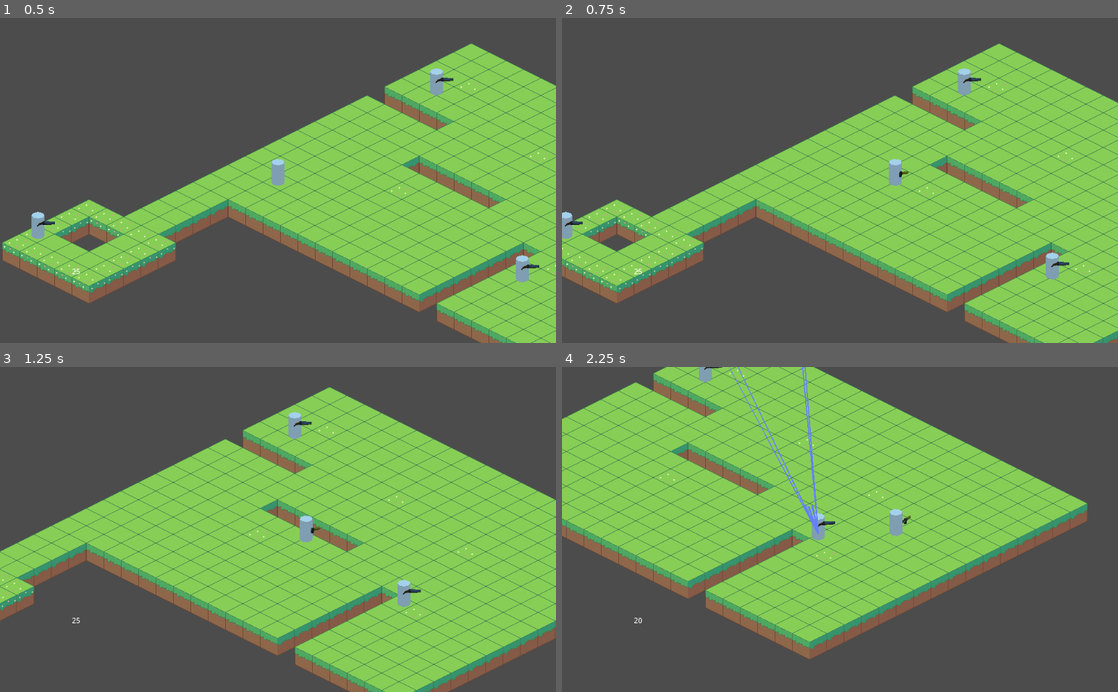
Above: before the commit, frames 1-4 (two rows, left to right).
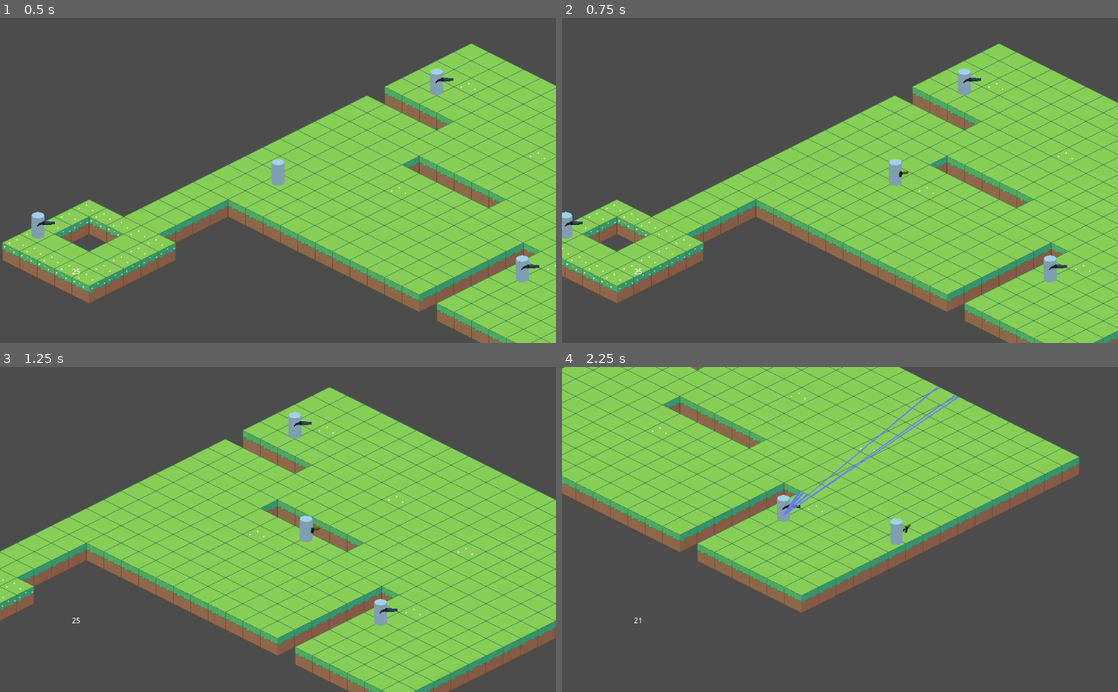
Above: after the commit, the same moments.

Repository: Big-Incorporated/biglike
Game: Godot game, scene res://main.tscn
Two runs of this game, one before a commit and one after it. Both use one fixed random seed, a clock stepped at 60 frames per second and the inputs below.
Inputs (mouse positions are in pixels of both pictures, inside the frame that each line leads up to):
- Up to frame 1 (0.5 s): no input
- Up to frame 2 (0.75 s): tap Enter at 0.5 s; move the mouse to (962, 164) at 0.52 s; hold D from 0.53 s (still down); hold Shift from 0.53 s (still down); click (962, 164) at 0.67 s
- Up to frame 3 (1.25 s): keep holding D; keep holding Shift
- Up to frame 4 (2.25 s): move the mouse to (728, 545) at 1.27 s; release D at 1.28 s; release Shift at 1.28 s; hold S 1.28-2.03 s; tap Shift at 1.35 s; move the mouse to (895, 458) at 2.02 s; hold D from 2.03 s (still down); hold Shift from 2.03 s (still down)

Frame 1 is identical in both runs. In frame 2, 0.2% of the frame differs, in the area x 86-92%, y 72-82%; in frame 3, 0.4%; in frame 4, 35%, in the area x 0-95%, y 0-90%.
Error before the commit: Invalid get index '0' (on base: 'PoolVector2Array'). (res://Shotgunner.gd:61)
Error after the commit: Invalid get index '0' (on base: 'PoolVector2Array'). (res://Shotgunner.gd:63)

Commit message:
fixed the ai fixes

Diff:
--- a/Enemy.gd
+++ b/Enemy.gd
@@ -32,7 +32,9 @@
 func _aistate_idle_begin():
 	pass
 func _aistate_idle_update():
-	if Target.global_position.distance_to(global_position) <= ChaseRange:
+	var space_state = get_world_2d().direct_space_state
+	var result = space_state.intersect_ray(global_position,Target.global_position)
+	if result && result.collider == Target && Target.global_position.distance_to(global_position) <= ChaseRange:
 		AIStateMachine.change_state(ChaseState)
 func _aistate_idle_end():
 	pass
